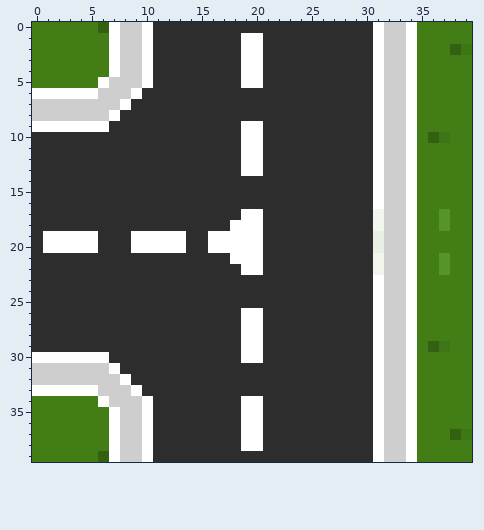
A pixel-art sprite gets an edit: trunk/Images/routeTgauche0.png. Above: the version before the commit.
The file is 40x40 pixels. Colours within 5 levels of each other are drawn and written as one.
After:
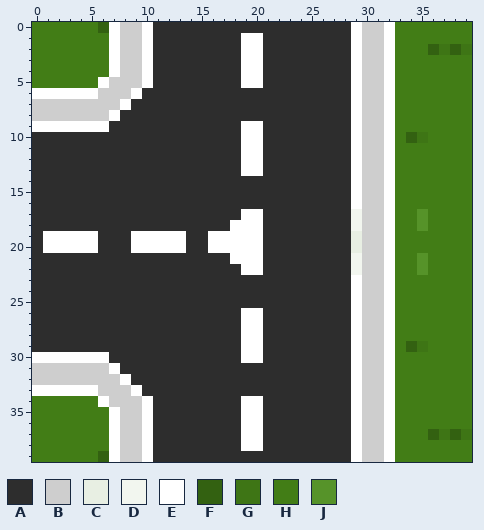
Palette (. is transparent): A #2d2d2d  B #cecece  C #e8efe3  D #f2f6ef  E #ffffff  F #336111  G #3e7515  H #427d16  J #569329
Author's note on the commit: correction route T gauche
Diff:
@@ x 27..39 @@
- 0 AAAAEBBEHHHHH
- 1 AAAAEBBEHHHHH
- 2 AAAAEBBEHHHFG
- 3 AAAAEBBEHHHHH
- 4 AAAAEBBEHHHHH
- 5 AAAAEBBEHHHHH
- 6 AAAAEBBEHHHHH
- 7 AAAAEBBEHHHHH
- 8 AAAAEBBEHHHHH
- 9 AAAAEBBEHHHHH
-10 AAAAEBBEHFGHH
-11 AAAAEBBEHHHHH
-12 AAAAEBBEHHHHH
-13 AAAAEBBEHHHHH
-14 AAAAEBBEHHHHH
-15 AAAAEBBEHHHHH
-16 AAAAEBBEHHHHH
-17 AAAADBBEHHJHH
-18 AAAADBBEHHJHH
-19 AAAACBBEHHHHH
-20 AAAACBBEHHHHH
-21 AAAADBBEHHJHH
-22 AAAADBBEHHJHH
-23 AAAAEBBEHHHHH
-24 AAAAEBBEHHHHH
-25 AAAAEBBEHHHHH
-26 AAAAEBBEHHHHH
-27 AAAAEBBEHHHHH
-28 AAAAEBBEHHHHH
-29 AAAAEBBEHFGHH
-30 AAAAEBBEHHHHH
-31 AAAAEBBEHHHHH
-32 AAAAEBBEHHHHH
-33 AAAAEBBEHHHHH
-34 AAAAEBBEHHHHH
-35 AAAAEBBEHHHHH
-36 AAAAEBBEHHHHH
-37 AAAAEBBEHHHFG
-38 AAAAEBBEHHHHH
-39 AAAAEBBEHHHHH
+ 0 AAEBBEHHHHHHH
+ 1 AAEBBEHHHHHHH
+ 2 AAEBBEHHHFGFG
+ 3 AAEBBEHHHHHHH
+ 4 AAEBBEHHHHHHH
+ 5 AAEBBEHHHHHHH
+ 6 AAEBBEHHHHHHH
+ 7 AAEBBEHHHHHHH
+ 8 AAEBBEHHHHHHH
+ 9 AAEBBEHHHHHHH
+10 AAEBBEHFGHHHH
+11 AAEBBEHHHHHHH
+12 AAEBBEHHHHHHH
+13 AAEBBEHHHHHHH
+14 AAEBBEHHHHHHH
+15 AAEBBEHHHHHHH
+16 AAEBBEHHHHHHH
+17 AADBBEHHJHHHH
+18 AADBBEHHJHHHH
+19 AACBBEHHHHHHH
+20 AACBBEHHHHHHH
+21 AADBBEHHJHHHH
+22 AADBBEHHJHHHH
+23 AAEBBEHHHHHHH
+24 AAEBBEHHHHHHH
+25 AAEBBEHHHHHHH
+26 AAEBBEHHHHHHH
+27 AAEBBEHHHHHHH
+28 AAEBBEHHHHHHH
+29 AAEBBEHFGHHHH
+30 AAEBBEHHHHHHH
+31 AAEBBEHHHHHHH
+32 AAEBBEHHHHHHH
+33 AAEBBEHHHHHHH
+34 AAEBBEHHHHHHH
+35 AAEBBEHHHHHHH
+36 AAEBBEHHHHHHH
+37 AAEBBEHHHFGFG
+38 AAEBBEHHHHHHH
+39 AAEBBEHHHHHHH
